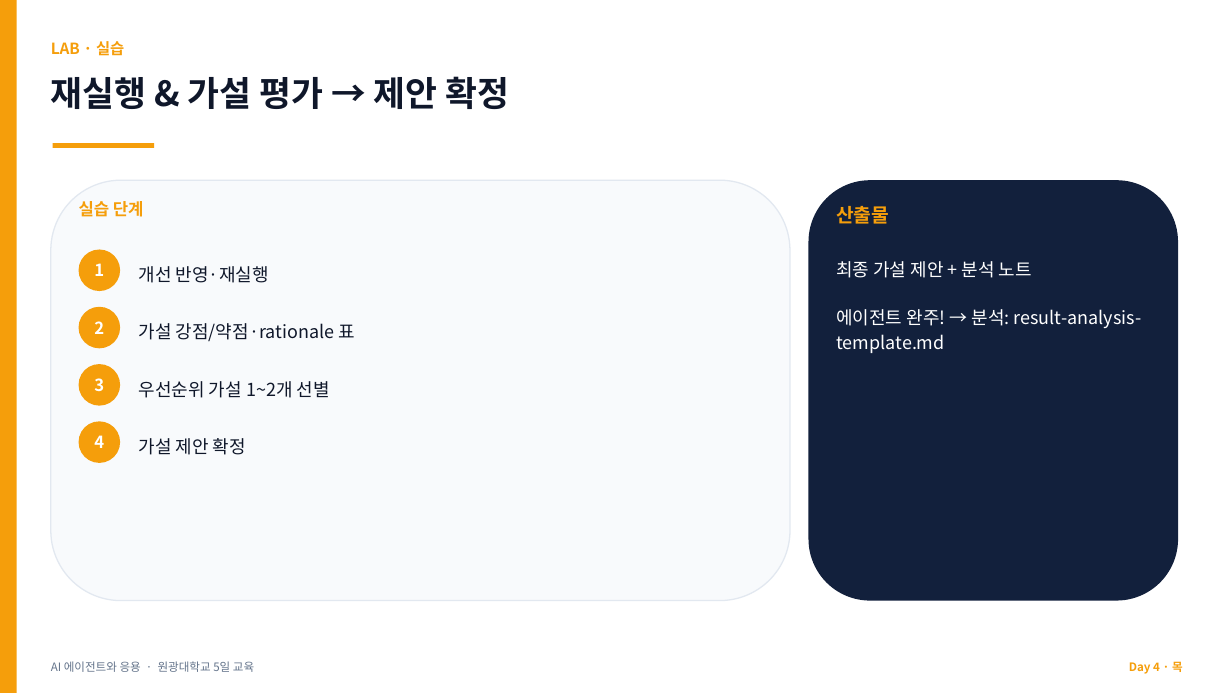
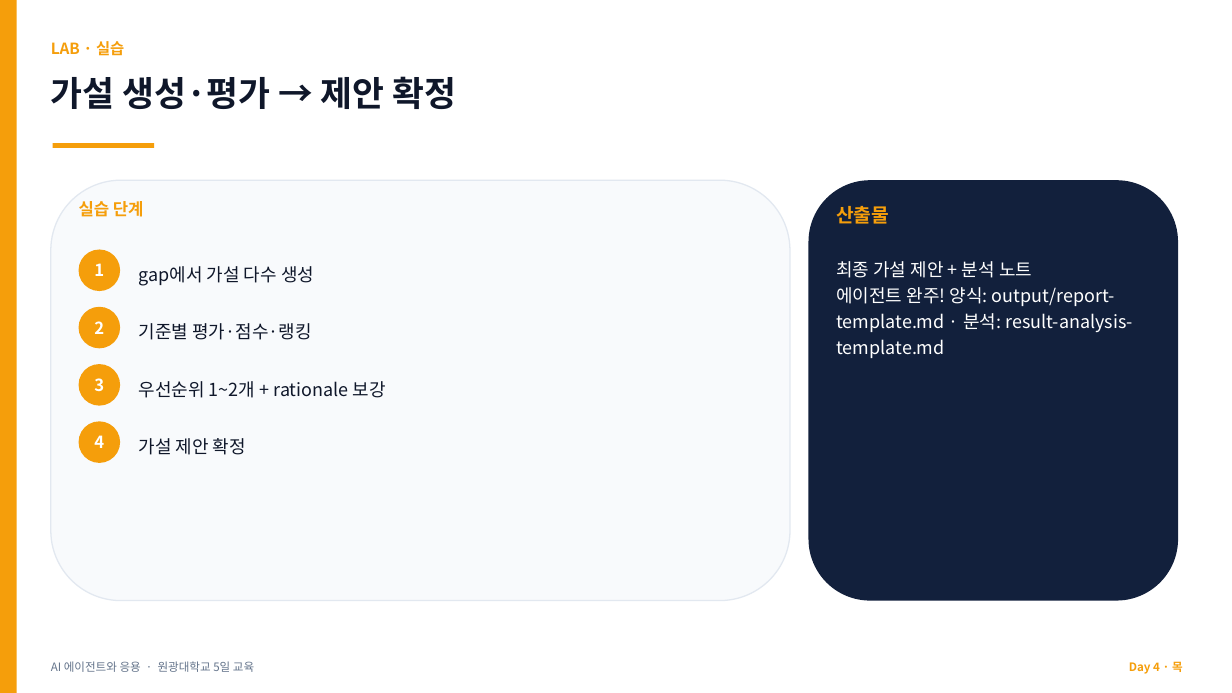
Before and after one commit to jyshin-22/wku-ai-agent-program, a slide deck: slide 23 of slides/day4.pptx (slide 22 before the commit). Drawn at 1232x693 pixels with LibreOffice and Linux fonts; fonts in the diff are those of the drawing. Boxes give left, top, right and bottom in pixels: in the first picture for what was removed or moved away, otherwise in the second. Text is boxed around its words. In the diff, an @@ line names an element or a change of style, - is before the commit and + after.

```diff
--- a/slides/day4.pptx
+++ b/slides/day4.pptx
@@ text at [51, 76, 457, 109]: text changed @@
-재실행 & 가설 평가 → 제안 확정
+가설 생성·평가 → 제안 확정
@@ text at [139, 266, 314, 286]: text changed @@
-개선 반영·재실행
+gap에서 가설 다수 생성
@@ text at [836, 261, 1133, 358]: text changed @@
-최종 가설 제안 + 분석 노트
-에이전트 완주! → 분석: result-analysis-template.md
+최종 가설 제안 + 분석 노트
+에이전트 완주! 양식: output/report-template.md · 분석: result-analysis-template.md
@@ text at [139, 323, 312, 340]: text changed @@
-가설 강점/약점·rationale 표
+기준별 평가·점수·랭킹
@@ text at [139, 381, 386, 398]: text changed @@
-우선순위 가설 1~2개 선별
+우선순위 1~2개 + rationale 보강
```
Also in this commit, not shown: 19 other slides changed, 3 slides added, 2 slides removed, 8 other files.
